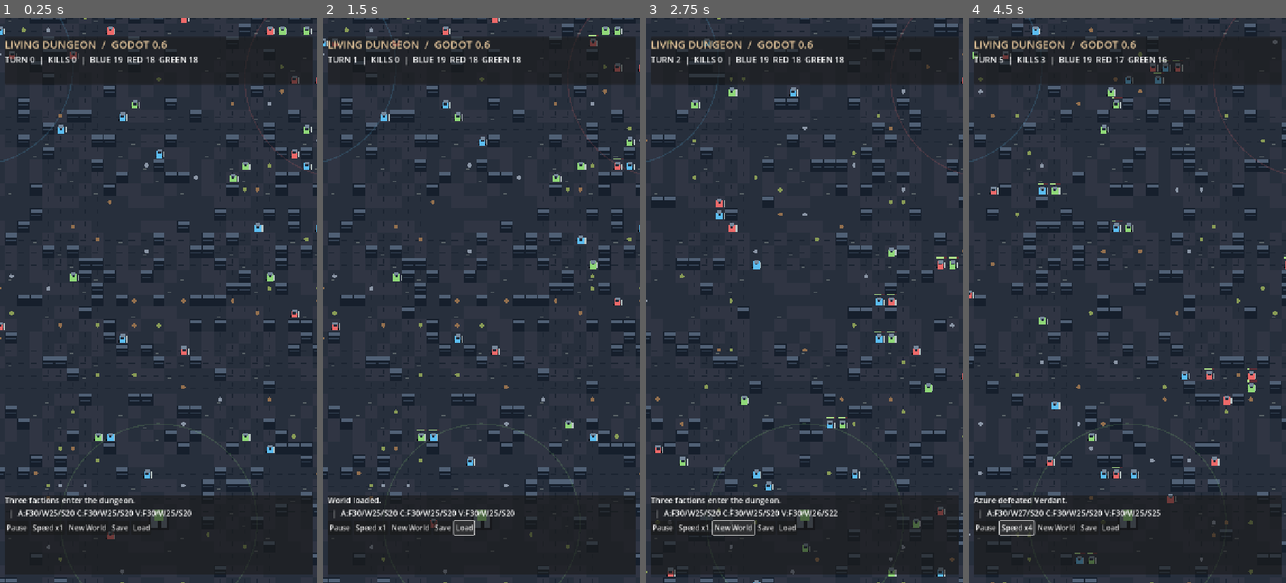
Above: before the commit, frames 1-4 (left to right).
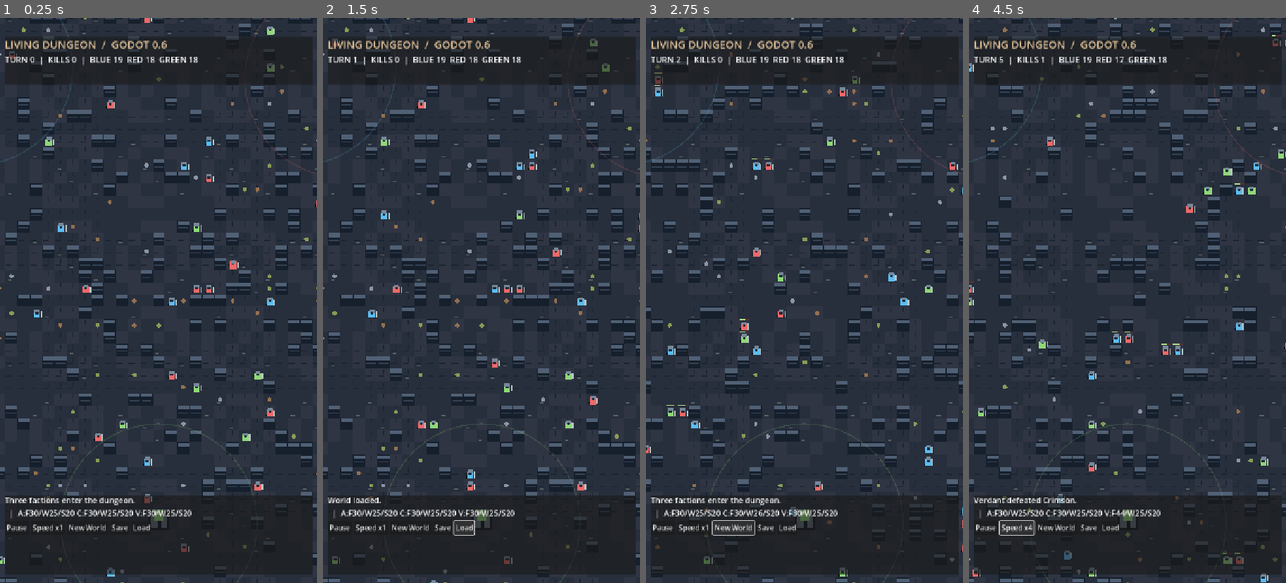
Above: after the commit, the same moments.

Repository: Garchita098/Akudama-Builder
Game: Godot game, scene res://Main.tscn
The game is run twice, just before and just after one commit, with the same random seed, the same clock (stepped at 60 frames per second) and the same inputs.
Inputs:
- Up to frame 1 (0.25 s): no input
- Up to frame 2 (1.5 s): click "Save" at 0.5 s; click "Load" at 1.25 s
- Up to frame 3 (2.75 s): click "New World" at 2 s
- Up to frame 4 (4.5 s): click "New World" at 2.75 s; click "Speed x1" at 3.5 s; click "Speed x2" at 4.25 s

The runs differ from the first frame. In frame 1, 1.6% of the frame differs, in the area x 0-100%, y 0-99%; in frame 2, 1.7%; in frame 3, 12%; in frame 4, 13%, in the area x 0-100%, y 0-100%.

Commit message:
Extend pass 3 with NPC jobs equipment friendships and fear-driven retreat

Diff:
--- a/projects/dungeon_godot/world.gd
+++ b/projects/dungeon_godot/world.gd
@@ -7,6 +7,8 @@
 const GIVEN_NAMES := ["Aldric","Veyra","Morwen","Kael","Eryn","Darian","Sable","Rhun","Nyx","Orin","Mara","Thorne"]
 const TRAITS := ["Brave","Cautious","Greedy","Loyal","Curious","Ruthless"]
 const GOALS := ["Protect","Explore","Gather","Glory"]
+const PROFESSIONS := ["Warrior","Scout","Guardian","Worker","Hunter"]
+const EQUIPMENT := ["Rusty sword","Iron spear","Leather armor","Hunter bow","Steel blade"]
 var terrain: Array = []
 var fighters: Array = []
 var settlements: Array = []
@@ -186,7 +188,11 @@
                 events = TEAM_NAMES[f.team] + " defeated " + TEAM_NAMES[enemy.team] + "."
         else:
             var move := Vector2i.ZERO
-            if nearest < 11:
+            if f.goal == "Survive" and int(f.morale) < 30 and nearest < 7:
+                move = Vector2i(1 if f.p.x > enemy.p.x else -1,0)
+                if not accessible(f.p + move):
+                    move = Vector2i(0,1 if f.p.y > enemy.p.y else -1)
+            elif nearest < 11:
                 var diff: Vector2i = enemy.p - f.p
                 if abs(diff.x) > abs(diff.y):
                     move.x = 1 if diff.x > 0 else -1
@@ -230,6 +236,20 @@
                 events = TEAM_NAMES[strongest] + " captured a fortress from " + TEAM_NAMES[previous] + "!"
         elif defenders > 0:
             base.hp = mini(35,int(base.hp)+1)
+    # Friends develop organically when living and working together.
+    if turn % 18 == 0:
+        for f in fighters:
+            for other in fighters:
+                if int(f.id) == int(other.id) or int(f.team) != int(other.team):
+                    continue
+                if (f.p - other.p).length_squared() <= 9:
+                    var relation_key: String = str(other.id)
+                    var score: int = int(f.relations.get(relation_key,0)) + 1
+                    f.relations[relation_key] = mini(score,100)
+                    if score == 4:
+                        f.friend = str(other.name)
+                        f.memory = "Befriended " + str(other.name)
+                    break
     for f in fighters:
         if int(f.xp) >= int(f.level) * 10:
             f.level += 1
@@ -258,7 +278,10 @@
         "name":first + " " + str(uid),"trait":TRAITS[rng.randi_range(0,TRAITS.size()-1)],
         "goal":GOALS[rng.randi_range(0,GOALS.size()-1)],
         "xp":0,"level":1,"morale":rng.randi_range(50,90),
-        "memory":"Born in " + TEAM_NAMES[team],"rival":"","friend":""
+        "memory":"Born in " + TEAM_NAMES[team],"rival":"","friend":"",
+        "profession":"Worker" if role == 1 else PROFESSIONS[rng.randi_range(0,2)],
+        "equipment":EQUIPMENT[rng.randi_range(0,EQUIPMENT.size()-1)],
+        "relations":{}, "wanderlust":rng.randi_range(0,100)
     }
     return person
 
@@ -357,7 +380,7 @@
     if selected >= 0:
         for f in fighters:
             if f.id == selected:
-                details.text = "%s L%d | %s | HP %d | %s | %s" % [f.name, f.level, f.trait, f.hp, f.goal, f.memory]
+                details.text = "%s L%d %s | HP %d | %s\n%s | %s" % [f.name, f.level, f.profession, f.hp, f.goal, f.trait, f.memory]
                 break
     queue_redraw()
 
@@ -426,7 +449,7 @@
 func save_world() -> void:
     var actors: Array = []
     for f in fighters:
-        actors.append({"x":f.p.x,"y":f.p.y,"team":f.team,"hp …(155 unchanged characters)… memory,"rival":f.rival,"friend":f.friend})
+        actors.append({"x":f.p.x,"y":f.p.y,"team":f.team,"hp …(155 unchanged characters)… memory,"rival":f.rival,"friend":f.friend,"profession":f.profession,"equipment":f.equipment,"relations":f.relations,"wanderlust":f.wanderlust})
     var bases: Array = []
     for b in settlements:
         bases.append({"x":b.p.x,"y":b.p.y,"team":b.team,"wood":b.wood,"stone":b.stone,"food":b.food,"level":b.level,"hp":b.hp,"territory":b.territory})
@@ -473,6 +496,10 @@
         person.memory = str(f.get("memory",""))
         person.rival = str(f.get("rival",""))
         person.friend = str(f.get("friend",""))
+        person.profession = str(f.get("profession",person.profession))
+        person.equipment = str(f.get("equipment",person.equipment))
+        person.relations = f.get("relations",{})
+        person.wanderlust = int(f.get("wanderlust",0))
         fighters.append(person)
     settlements.clear()
     for b in data.get("bases",[]):
